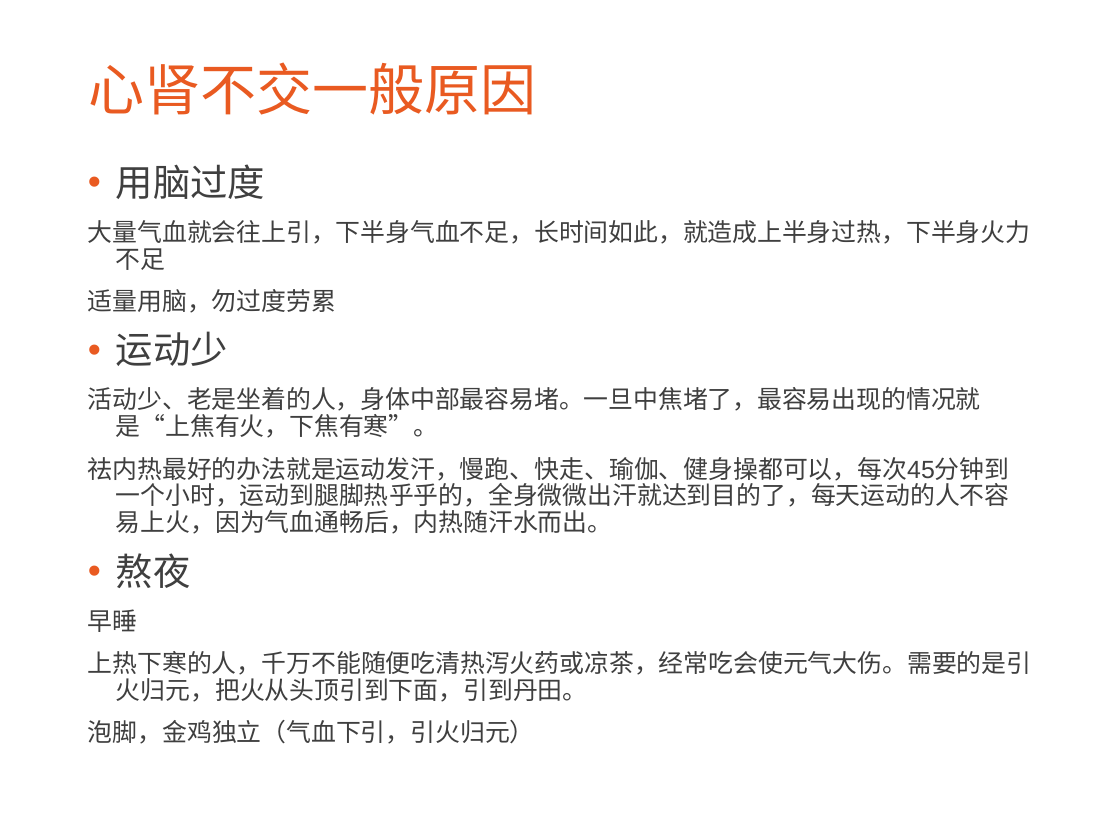
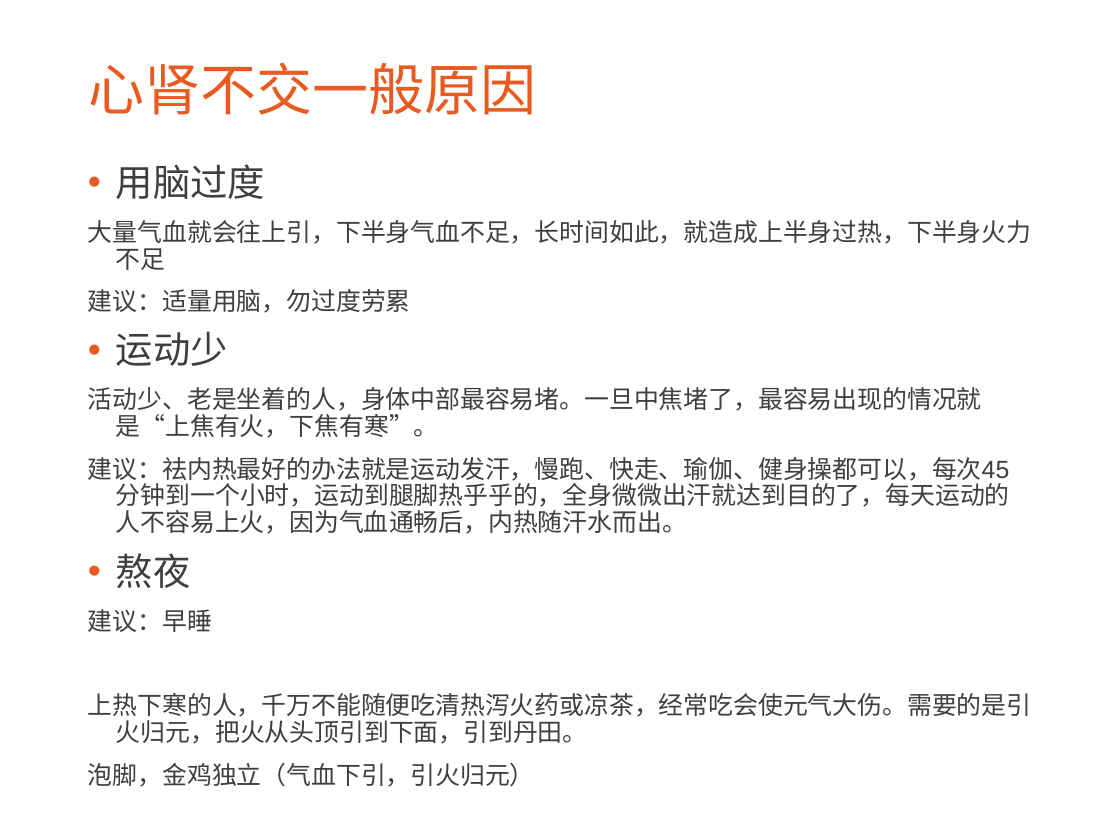
Before and after one commit to CatMan1994/file, a slide deck: slide 22 of 中医与养生分享会/中医与养生.ppt (slide 15 before the commit). Drawn at 1120x840 pixels with LibreOffice and Linux fonts; fonts in the diff are those of the drawing; background and template pictures are left out. Boxes give left, top, right and bottom in pixels: in the first picture for what was removed or moved away, otherwise in the second. Text is boxed around its words. In the diff, an @@ line names an element or a change of style, - is before the commit and + after.

```diff
--- a/中医与养生分享会/中医与养生.ppt
+++ b/中医与养生分享会/中医与养生.ppt
@@ text at bbox=[88, 289, 411, 313]: text changed @@
-适量用脑，勿过度劳累
+建议：适量用脑，勿过度劳累
@@ text at bbox=[88, 457, 1010, 534]: text changed @@
-祛内热最好的办法就是运动发汗，慢跑、快走、瑜伽、健身操都可以，每次45分钟到一个小时，运动到腿脚热乎乎的，全身微微出汗就达到目的了，每天运动的人不容易上火，因为气血通畅后，内热随汗水而出。
+建议：祛内热最好的办法就是运动发汗，慢跑、快走、瑜伽、健身操都可以，每次45分钟到一个小时，运动到腿脚热乎乎的，全身微微出汗就达到目的了，每天运动的人不容易上火，因为气血通畅后，内热随汗水而出。
@@ text at bbox=[88, 609, 212, 632]: text changed @@
-早睡
+建议：早睡
```
Also in this commit, not shown: 5 other slides changed, 1 slide added, 3 slides removed, 1 other file.
